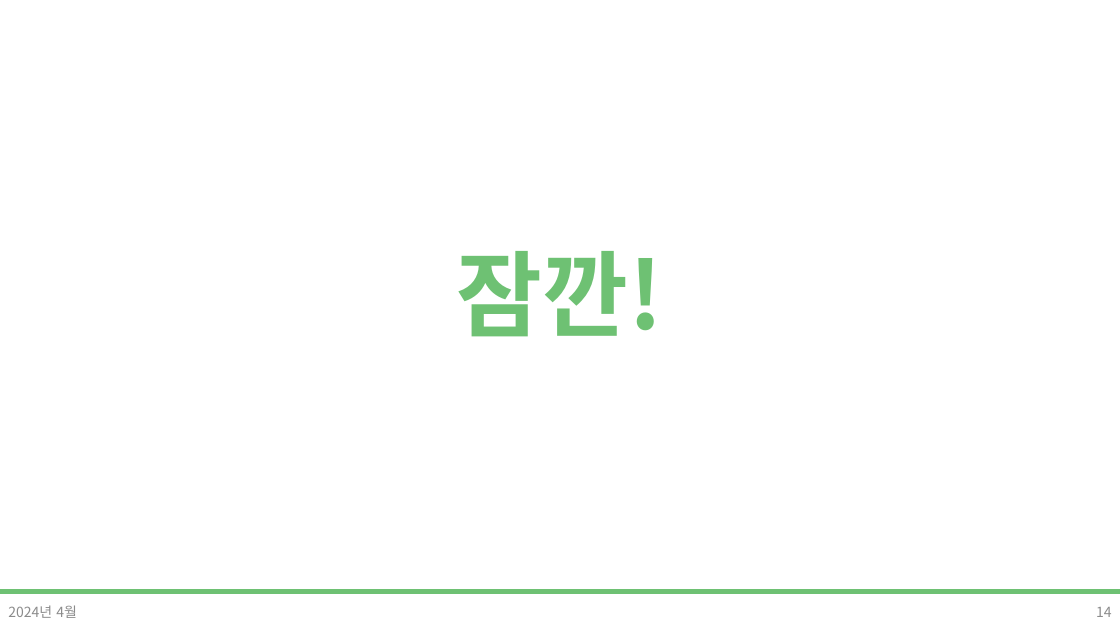
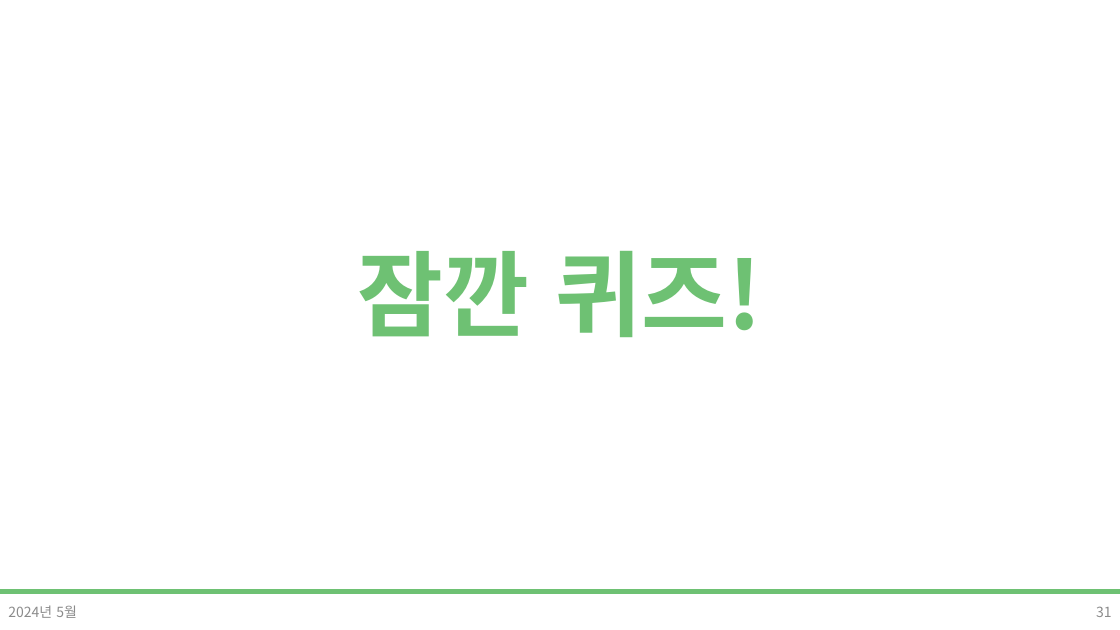
Before and after one commit to DevDamon0527/SeSAC_Yeongdeungpo_Campus_6th, a slide deck: slide 31 of material/[SeSAC_YDP_6] 04-1_Javascript.pptx (slide 14 before the commit). Drawn at 1120x630 pixels with LibreOffice and Linux fonts; fonts in the diff are those of the drawing; background and template pictures are left out. Boxes give left, top, right and bottom in pixels: in the first picture for what was removed or moved away, otherwise in the second. Text is boxed around its words. In the diff, an @@ line names an element or a change of style, - is before the commit and + after.

```diff
--- a/material/[SeSAC_YDP_6] 04-1_Javascript.pptx
+++ b/material/[SeSAC_YDP_6] 04-1_Javascript.pptx
@@ title at box(358, 251, 762, 337): text changed @@
-잠깐!
+잠깐 퀴즈!
@@ text at box(8, 605, 77, 618): text changed @@
-2024년 4월
+2024년 5월
@@ page number at box(1096, 606, 1112, 617): text changed @@
-14
+31
```
Also in this commit, not shown: 89 other slides changed, 16 slides added, 3 slides removed, 16 other files.
